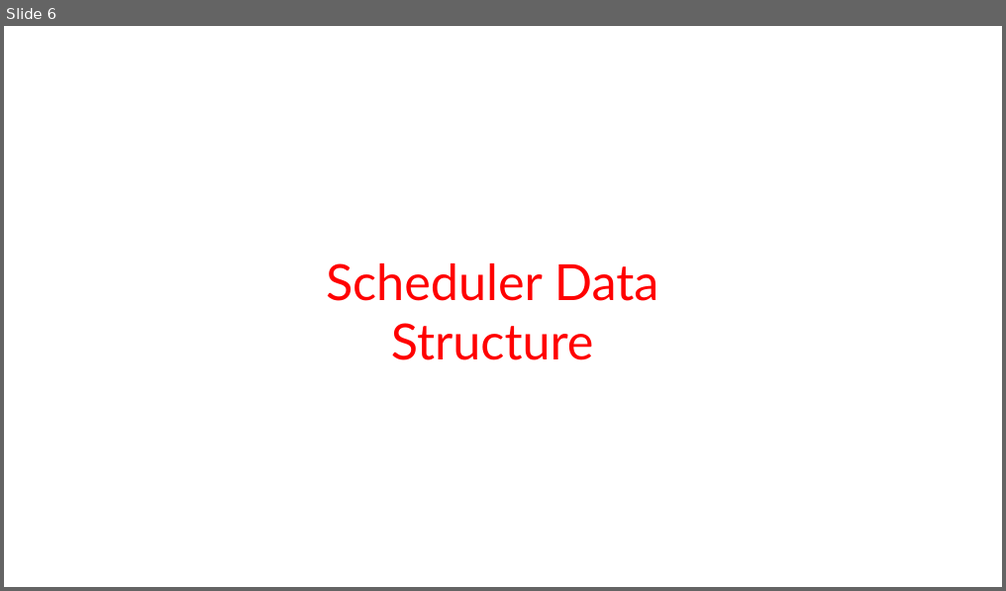
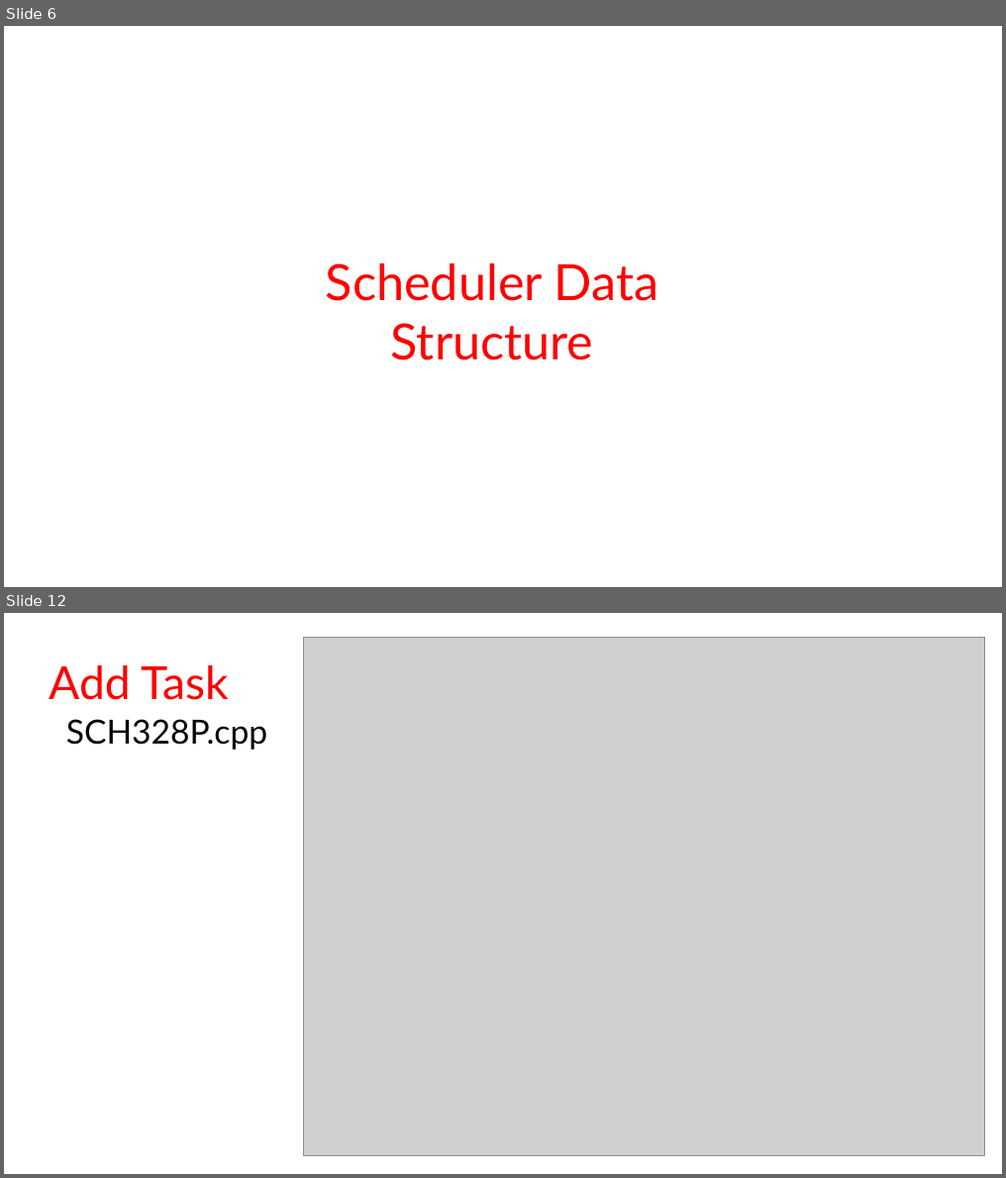
Before and after one commit to Mohamed-h-Gamil/adv_emb_hw1_cooperativeSchedularForArduinoUno, a slide deck: presentation/A Flexible Schedular for Single-Processor Embedded systems for Arduino UNO.pptx. Shown one above the other, each under a label of ours: slide 6 before the commit, slides 6 and 12 after it; the slides between them are not shown. The pictures are 1006x591 and 1006x1178 pixels, drawn with LibreOffice and Linux fonts; fonts in the diff are those of the drawing; grey boxes stand for pictures; background and template pictures are left out. Boxes give left, top, right and bottom in pixels: in the first picture for what was removed or moved away, otherwise in the second. Text is boxed around its words. In the diff, an @@ line names an element or a change of style, - is before the commit and + after.

```diff
--- a/presentation/A Flexible Schedular for Single-Processor Embedded systems for Arduino UNO.pptx
+++ b/presentation/A Flexible Schedular for Single-Processor Embedded systems for Arduino UNO.pptx
@@ slide 12 added at [4,613,1002,1174], background picture (left out) @@
@@ picture added at [303,637,985,1156] @@
@@ text added at [49,665,228,700], 44 pt, text #FF0000 @@
+Add Task
@@ text added at [66,719,267,750], 32 pt, text #000000 @@
+SCH328P.cpp
```
Also in this commit, not shown: 2 slides changed, 6 other slides added.
